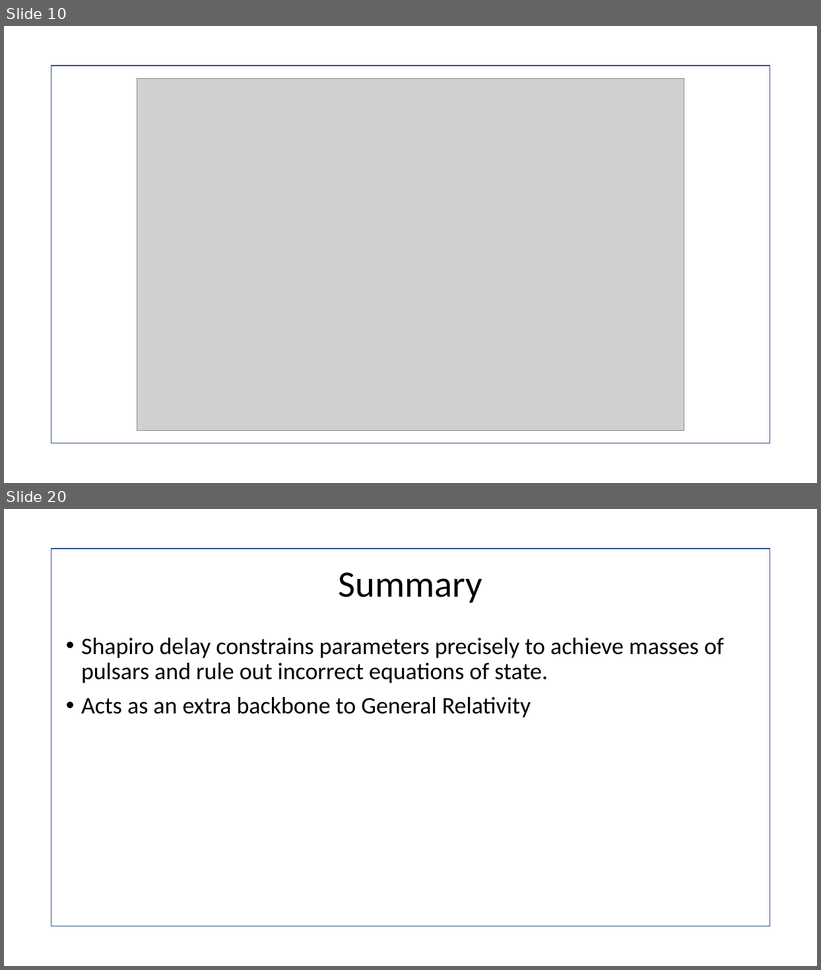
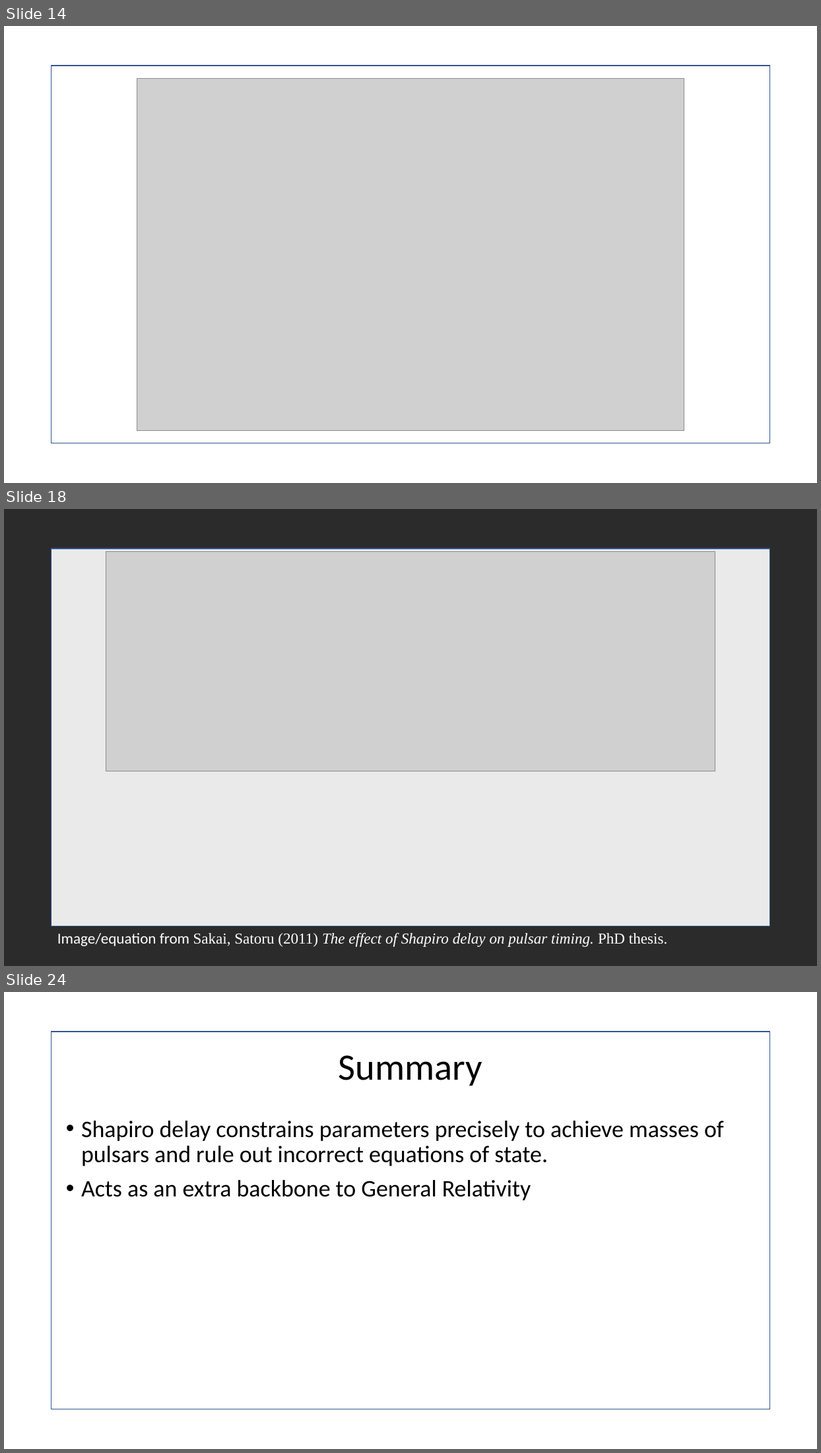
Before and after one commit to T-Rutt/presentation, a slide deck: The Shapiro Delay.pptx. Shown one above the other, each under a label of ours: slides 10 and 20 before the commit, slides 14, 18 and 24 after it; the slides between them are not shown. The pictures are 821x970 and 821x1453 pixels, drawn with LibreOffice and Linux fonts; fonts in the diff are those of the drawing; grey boxes stand for pictures; background and template pictures are left out; a plain dark background stands for a picture behind light text. Boxes give left, top, right and bottom in pixels: in the first picture for what was removed or moved away, otherwise in the second. Text is boxed around its words. In the diff, an @@ line names an element or a change of style, - is before the commit and + after.

```diff
--- a/The Shapiro Delay.pptx
+++ b/The Shapiro Delay.pptx
@@ slide 18 added at bbox=[4, 509, 817, 966], background picture (left out) @@
@@ rectangle added at bbox=[52, 549, 770, 927], fill #FFFFFF at 90% opacity, outline #325491 1 pt @@
@@ picture added at bbox=[106, 552, 715, 772] @@
@@ text added at bbox=[57, 933, 667, 947], 18 pt, text #FFFFFF @@
+Image/equation from Sakai, Satoru (2011) The effect of Shapiro delay on pulsar timing. PhD thesis.
@@ what was slide 10 is now slide 14 @@
@@ what was slide 20 is now slide 24 @@
```
Also in this commit, not shown: 12 slides changed, 6 other slides added, 3 slides removed, 1 other file.
